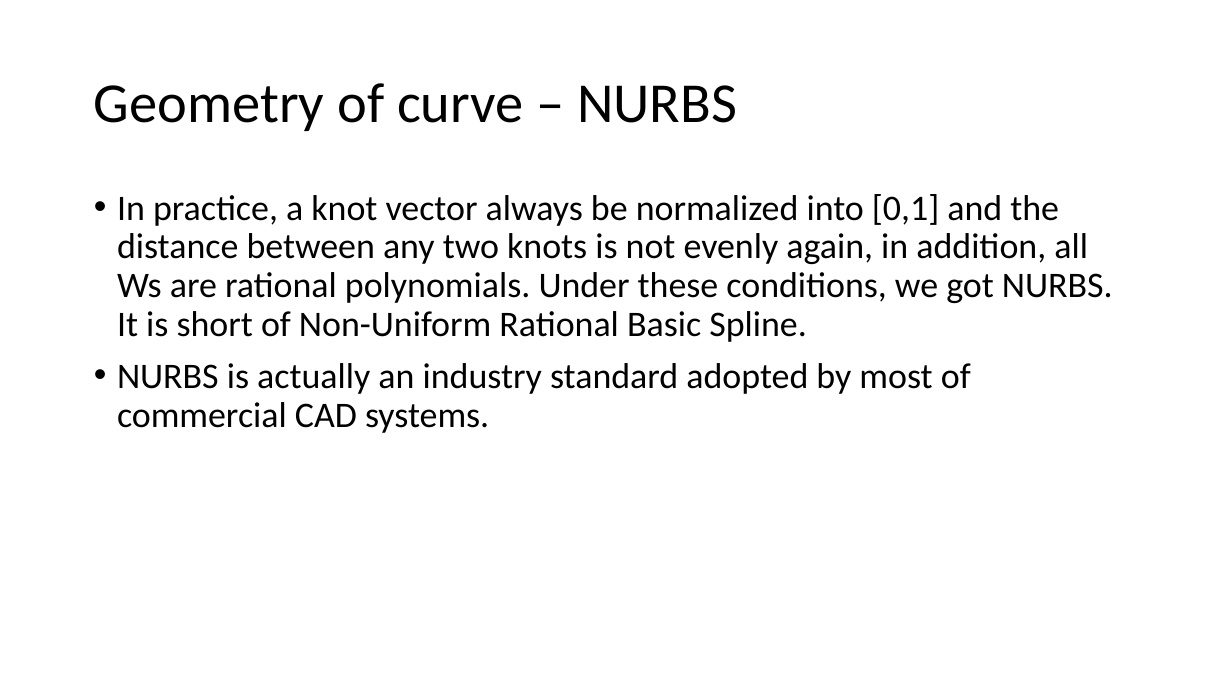
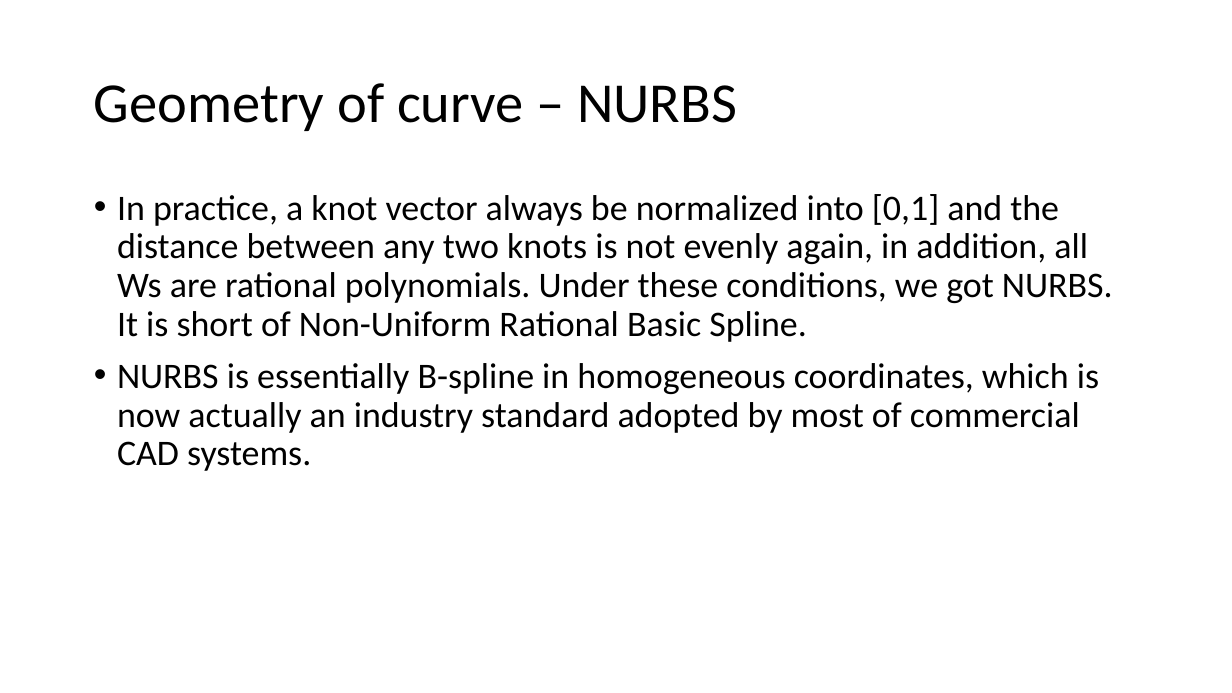
Before and after one commit to Jinny-Ching/cad_cam_course, a slide deck: slide 51 of CAD_CAM.pptx (slide 49 before the commit). Drawn at 1232x693 pixels with LibreOffice and Linux fonts; fonts in the diff are those of the drawing. Boxes give left, top, right and bottom in pixels: in the first picture for what was removed or moved away, otherwise in the second. Text is boxed around its words. In the diff, an @@ line names an element or a change of style, - is before the commit and + after.

Commit message:
modified b-spline

```diff
--- a/CAD_CAM.pptx
+++ b/CAD_CAM.pptx
@@ text at [117,363,1099,471]: text changed @@
-• NURBS is actually an industry standard adopted by most of commercial CAD systems.
+• NURBS is essentially B-spline in homogeneous coordinates, which is now actually an industry standard adopted by most of commercial CAD systems.
```
Also in this commit, not shown: 3 other slides changed, 3 slides added.
